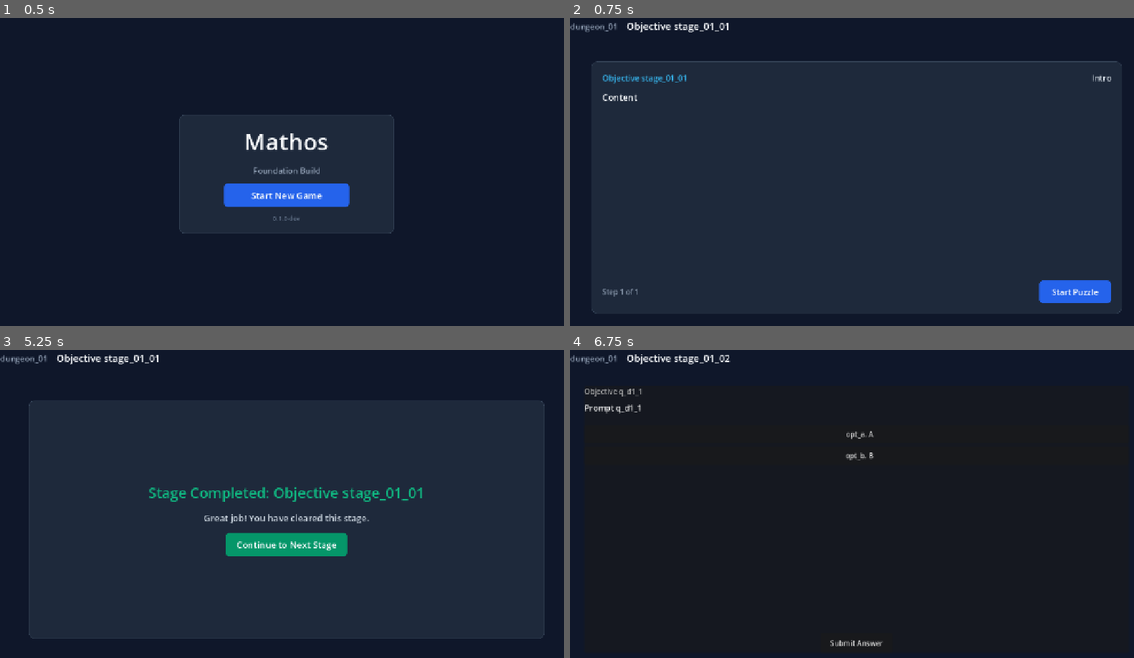
Above: before the commit, frames 1-4 (two rows, left to right).
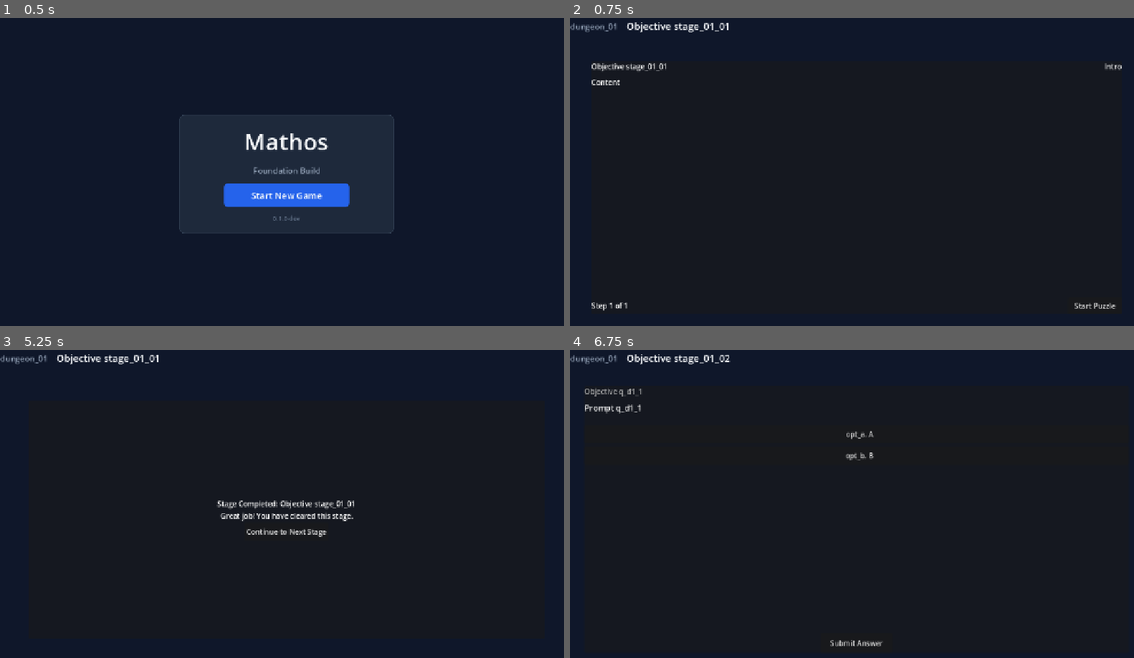
Above: after the commit, the same moments.

Repository: vanthanhcampus57-dev/Mathos
Game: Godot game, scene res://src/app/app_root.tscn
Two runs of this game, one before a commit and one after it. Both use one fixed random seed, a clock stepped at 60 frames per second and the inputs below.
Inputs:
- Up to frame 1 (0.5 s): no input
- Up to frame 2 (0.75 s): click "Start New Game" at 0.5 s
- Up to frame 3 (5.25 s): click "Start Puzzle" at 1.25 s; click "opt_a. A" at 2 s; click "[X] opt_a. A" at 2.75 s; click "opt_b. B" at 3.5 s; click "[X] opt_b. B" at 4.25 s; click "Submit Answer" at 5 s
- Up to frame 4 (6.75 s): click "Continue to Next Stage" at 5.75 s; click "Start Puzzle" at 6.5 s

Frame 1 is identical in both runs. In frame 2, 77% of the frame differs, in the area x 3-98%, y 13-97%; in frame 3, 70%; in frame 4, nothing differs.

Commit message:
fix(ui): restore lesson_panel.tscn and stage_complete_panel.tscn to parent base and add portable screenshot evidence

Diff:
--- a/src/ui/lesson/lesson_panel.tscn
+++ b/src/ui/lesson/lesson_panel.tscn
@@ -1,11 +1,6 @@
-[gd_scene load_steps=8 format=3 uid="uid://d1_lesson_panel_001"]
+[gd_scene load_steps=2 format=3 uid="uid://d1_lesson_panel_001"]
 
 [ext_resource type="Script" path="res://src/ui/lesson/lesson_panel.gd" id="1_script"]
-[ext_resource type="StyleBox" path="res://src/ui/stage/styles/panel_bg.tres" id="2_panel_bg"]
-[ext_resource type="StyleBox" path="res://src/ui/stage/styles/btn_primary_normal.tres" id="3_btn_p_norm"]
-[ext_resource type="StyleBox" path="res://src/ui/stage/styles/btn_primary_hover.tres" id="4_btn_p_hov"]
-[ext_resource type="StyleBox" path="res://src/ui/stage/styles/btn_primary_pressed.tres" id="5_btn_p_press"]
-[ext_resource type="StyleBox" path="res://src/ui/stage/styles/btn_focus.tres" id="6_btn_focus"]
 
 [node name="LessonPanel" type="Control"]
 layout_mode = 3
@@ -30,11 +25,10 @@
 
 [node name="PanelContainer" type="PanelContainer" parent="MarginContainer"]
 layout_mode = 2
-theme_override_styles/panel = ExtResource("2_panel_bg")
 
 [node name="VBoxContainer" type="VBoxContainer" parent="MarginContainer/PanelContainer"]
 layout_mode = 2
-theme_override_constants/separation = 16
+theme_override_constants/separation = 12
 
 [node name="HeaderContainer" type="HBoxContainer" parent="MarginContainer/PanelContainer/VBoxContainer"]
 layout_mode = 2
@@ -42,22 +36,16 @@
 [node name="ContextTitleLabel" type="Label" parent="MarginContainer/PanelContainer/VBoxContainer/HeaderContainer"]
 layout_mode = 2
 size_flags_horizontal = 3
-theme_override_colors/font_color = Color(0.22, 0.74, 0.97, 1)
-theme_override_font_sizes/font_size = 18
 text = "Stage Context"
 
 [node name="SpeakerLabel" type="Label" parent="MarginContainer/PanelContainer/VBoxContainer/HeaderContainer"]
 layout_mode = 2
-theme_override_colors/font_color = Color(0.88, 0.91, 0.94, 1)
-theme_override_font_sizes/font_size = 18
 text = "Guide"
 
 [node name="BodyTextLabel" type="RichTextLabel" parent="MarginContainer/PanelContainer/VBoxContainer"]
-custom_minimum_size = Vector2(0, 140)
+custom_minimum_size = Vector2(0, 100)
 layout_mode = 2
 size_flags_vertical = 3
-theme_override_colors/default_color = Color(0.97, 0.98, 0.99, 1)
-theme_override_font_sizes/normal_font_size = 20
 bbcode_enabled = true
 text = "Lesson body text goes here..."
 
@@ -67,18 +55,9 @@
 [node name="PageIndicatorLabel" type="Label" parent="MarginContainer/PanelContainer/VBoxContainer/FooterContainer"]
 layout_mode = 2
 size_flags_horizontal = 3
-theme_override_colors/font_color = Color(0.58, 0.64, 0.72, 1)
-theme_override_font_sizes/font_size = 16
 text = "Step 1 of 1"
-vertical_alignment = 1
 
 [node name="ContinueButton" type="Button" parent="MarginContainer/PanelContainer/VBoxContainer/FooterContainer"]
-custom_minimum_size = Vector2(160, 48)
+custom_minimum_size = Vector2(120, 36)
 layout_mode = 2
-theme_override_colors/font_color = Color(0.97, 0.98, 0.99, 1)
-theme_override_font_sizes/font_size = 18
-theme_override_styles/normal = ExtResource("3_btn_p_norm")
-theme_override_styles/hover = ExtResource("4_btn_p_hov")
-theme_override_styles/pressed = ExtResource("5_btn_p_press")
-theme_override_styles/focus = ExtResource("6_btn_focus")
 text = "Continue"
--- a/src/ui/stage/stage_complete_panel.tscn
+++ b/src/ui/stage/stage_complete_panel.tscn
@@ -1,11 +1,6 @@
-[gd_scene load_steps=8 format=3 uid="uid://d1_stage_complete_panel_001"]
+[gd_scene load_steps=2 format=3 uid="uid://d1_stage_complete_panel_001"]
 
 [ext_resource type="Script" path="res://src/ui/stage/stage_complete_panel.gd" id="1_script"]
-[ext_resource type="StyleBox" path="res://src/ui/stage/styles/panel_bg.tres" id="2_panel_bg"]
-[ext_resource type="StyleBox" path="res://src/ui/stage/styles/btn_complete_normal.tres" id="3_btn_c_norm"]
-[ext_resource type="StyleBox" path="res://src/ui/stage/styles/btn_complete_hover.tres" id="4_btn_c_hov"]
-[ext_resource type="StyleBox" path="res://src/ui/stage/styles/btn_complete_pressed.tres" id="5_btn_c_press"]
-[ext_resource type="StyleBox" path="res://src/ui/stage/styles/btn_focus.tres" id="6_btn_focus"]
 
 [node name="StageCompletePanel" type="Control"]
 layout_mode = 3
@@ -30,34 +25,21 @@
 
 [node name="PanelContainer" type="PanelContainer" parent="MarginContainer"]
 layout_mode = 2
-theme_override_styles/panel = ExtResource("2_panel_bg")
 
 [node name="VBoxContainer" type="VBoxContainer" parent="MarginContainer/PanelContainer"]
 layout_mode = 2
-theme_override_constants/separation = 20
 alignment = 1
 
 [node name="TitleLabel" type="Label" parent="MarginContainer/PanelContainer/VBoxContainer"]
 layout_mode = 2
-theme_override_colors/font_color = Color(0.06, 0.73, 0.51, 1)
-theme_override_font_sizes/font_size = 32
-text = "Stage Completed!"
 horizontal_alignment = 1
 
 [node name="SummaryLabel" type="Label" parent="MarginContainer/PanelContainer/VBoxContainer"]
 layout_mode = 2
-theme_override_colors/font_color = Color(0.80, 0.84, 0.88, 1)
-theme_override_font_sizes/font_size = 20
 horizontal_alignment = 1
 
 [node name="ContinueButton" type="Button" parent="MarginContainer/PanelContainer/VBoxContainer"]
-custom_minimum_size = Vector2(240, 52)
+custom_minimum_size = Vector2(160, 40)
 layout_mode = 2
 size_flags_horizontal = 4
-theme_override_colors/font_color = Color(0.97, 0.98, 0.99, 1)
-theme_override_font_sizes/font_size = 20
-theme_override_styles/normal = ExtResource("3_btn_c_norm")
-theme_override_styles/hover = ExtResource("4_btn_c_hov")
-theme_override_styles/pressed = ExtResource("5_btn_c_press")
-theme_override_styles/focus = ExtResource("6_btn_focus")
 text = "Continue to Next Stage"
Binary file added: tests/evidence/stage_surfaces_b1_complete.png
Binary file added: tests/evidence/stage_surfaces_b1_entry.png
Binary file added: tests/evidence/stage_surfaces_b1_lesson.png
